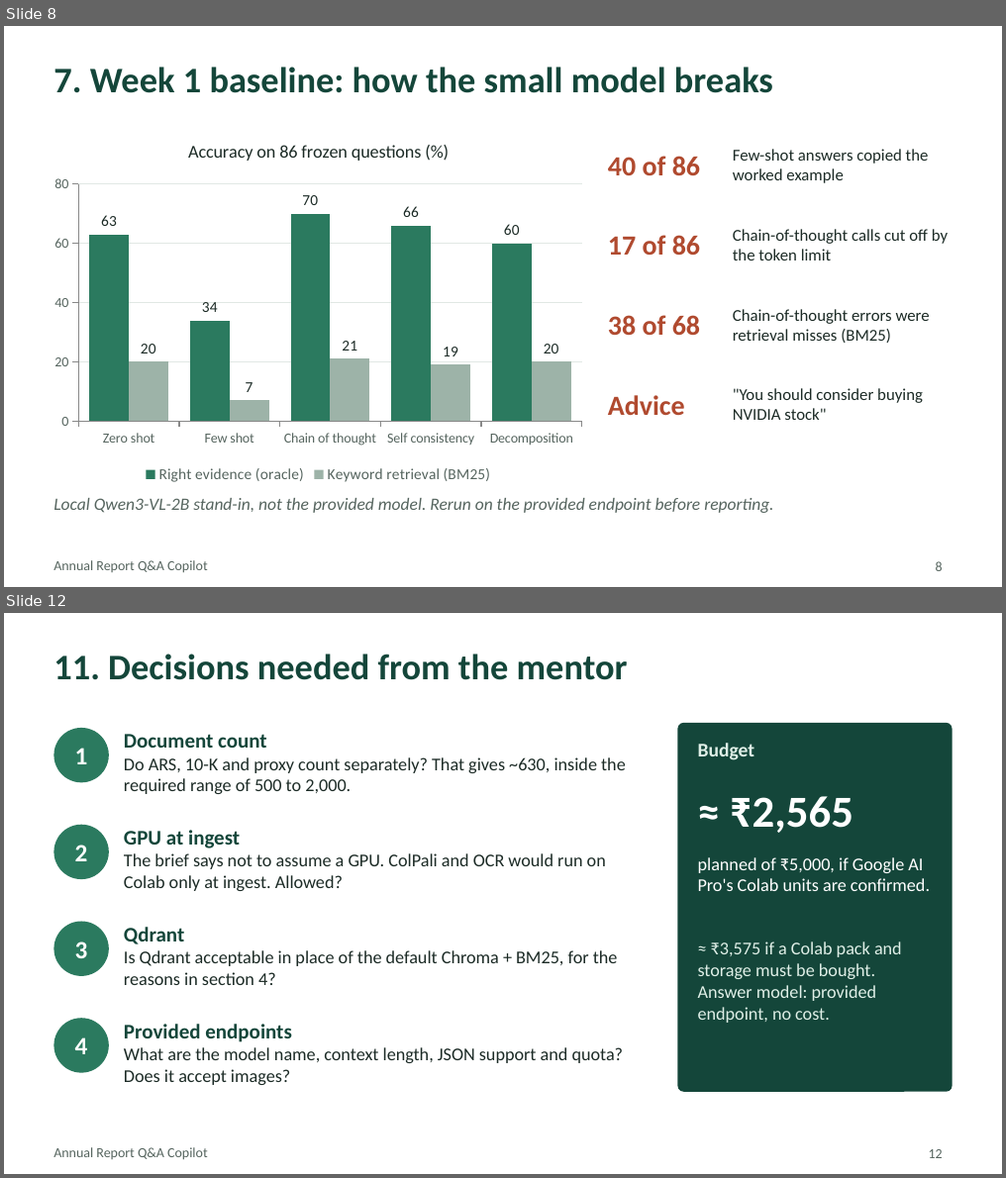
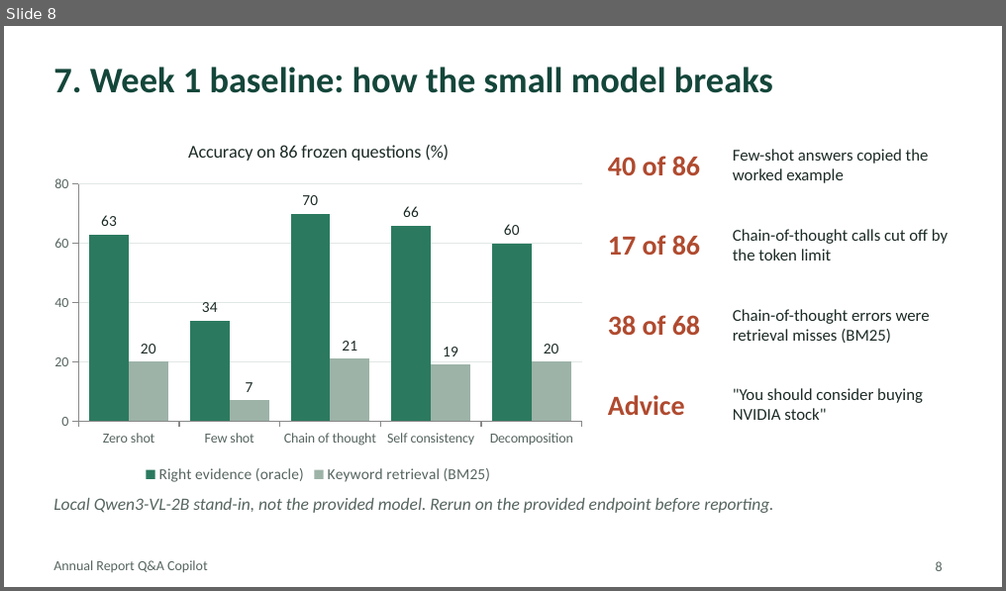
Before and after one commit to rama159065/Capstone, a slide deck: Annual_Report_Copilot_TrackB_Mentor_Deck.pptx. Shown one above the other, each under a label of ours: slides 8 and 12 before the commit, slide 8 after it; the slides between them are not shown. The pictures are 1006x1178 and 1006x591 pixels, drawn with LibreOffice and Linux fonts; fonts in the diff are those of the drawing. Boxes give left, top, right and bottom in pixels: in the first picture for what was removed or moved away, otherwise in the second. Text is boxed around its words. In the diff, an @@ line names an element or a change of style, - is before the commit and + after.

```diff
--- a/Annual_Report_Copilot_TrackB_Mentor_Deck.pptx
+++ b/Annual_Report_Copilot_TrackB_Mentor_Deck.pptx
@@ slide 12 removed at (x1=4, y1=613, x2=1002, y2=1174), background #FFFFFF; not listed: 1 template element that a slide beside it also shows @@
@@ title removed at (x1=54, y1=654, x2=628, y2=680) @@
-11. Decisions needed from the mentor
@@ ellipse removed at (x1=54, y1=728, x2=109, y2=782) @@
-1
@@ rounded rectangle removed at (x1=677, y1=723, x2=952, y2=1092) @@
@@ text removed at (x1=124, y1=734, x2=626, y2=794) @@
-Document count
-Do ARS, 10-K and proxy count separately? That gives ~630, inside the required range of 500 to 2,000.
@@ text removed at (x1=698, y1=743, x2=755, y2=761) @@
-Budget
@@ text removed at (x1=730, y1=796, x2=853, y2=833) @@
-≈ ₹2,565
@@ ellipse removed at (x1=54, y1=825, x2=109, y2=879) @@
-2
@@ text removed at (x1=124, y1=830, x2=606, y2=891) @@
-GPU at ingest
-The brief says not to assume a GPU. ColPali and OCR would run on Colab only at ingest. Allowed?
@@ text removed at (x1=698, y1=858, x2=930, y2=891) @@
-planned of ₹5,000, if Google AI Pro's Colab units are confirmed.
@@ ellipse removed at (x1=54, y1=921, x2=109, y2=976) @@
-3
@@ text removed at (x1=124, y1=927, x2=618, y2=985) @@
-Qdrant
-Is Qdrant acceptable in place of the default Chroma + BM25, for the reasons in section 4?
@@ text removed at (x1=698, y1=942, x2=902, y2=1023) @@
-≈ ₹3,575 if a Colab pack and storage must be bought. Answer model: provided endpoint, no cost.
@@ ellipse removed at (x1=54, y1=1018, x2=109, y2=1073) @@
-4
@@ text removed at (x1=124, y1=1024, x2=624, y2=1085) @@
-Provided endpoints
-What are the model name, context length, JSON support and quota? Does it accept images?
@@ page number removed at (x1=929, y1=1150, x2=943, y2=1158) @@
-12
```
Also in this commit, not shown: 8 slides changed, 1 other slide removed, 14 other files.
